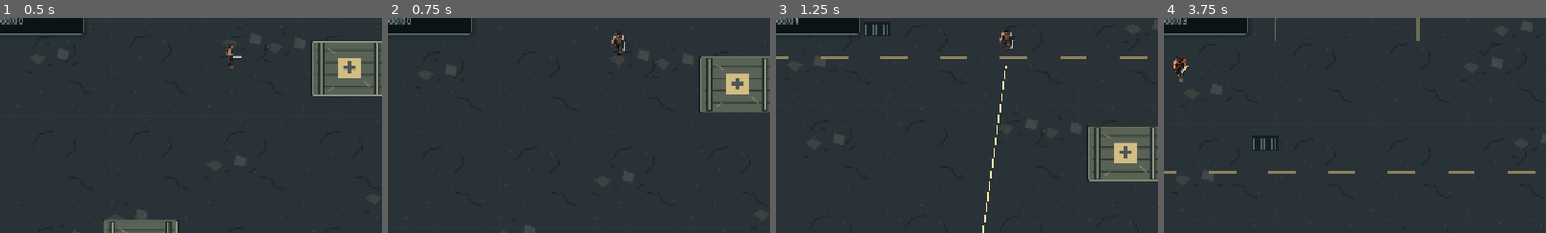
Above: before the commit, frames 1-4 (left to right).
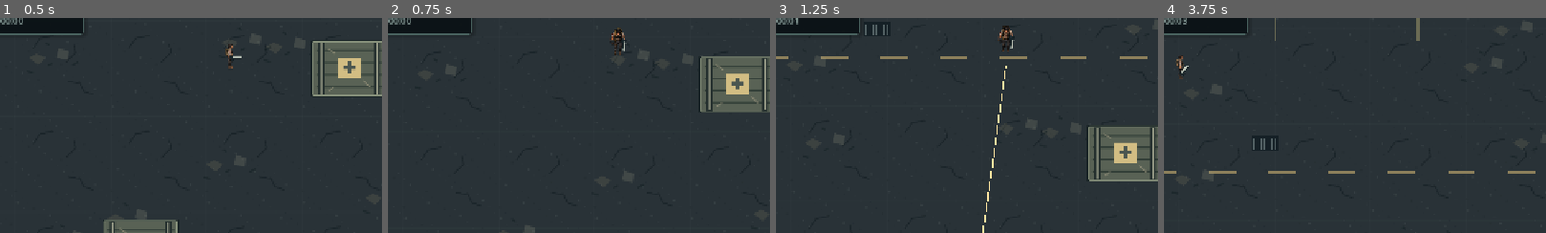
Above: after the commit, the same moments.

Repository: KarlangaXZ/Ultima_Frecuencia_Gualey
Game: Godot game, scene res://scenes/Main.tscn
Two runs of this game, one before a commit and one after it. Both use one fixed random seed, a clock stepped at 60 frames per second and the inputs below.
Inputs (mouse positions are % of the whole screen's width and height, from its top left):
- Up to frame 1 (0.5 s): no input
- Up to frame 2 (0.75 s): tap Enter at 0.5 s; move the mouse to (45, 70) at 0.52 s; press the mouse at (45, 70) at 0.53 s; hold W (move_up) from 0.53 s (still down)
- Up to frame 3 (1.25 s): keep holding W (move_up)
- Up to frame 4 (3.75 s): move the mouse to (80, 65) at 1.27 s; release the mouse at (80, 65) at 1.28 s; click (80, 65) at 1.35 s; move the mouse to (20, 35) at 2.02 s; release W (move_up) at 2.03 s; press the mouse at (20, 35) at 2.03 s; hold A (move_left) 2.03-3.53 s; move the mouse to (55, 50) at 2.77 s; release the mouse at (55, 50) at 2.78 s; click (55, 50) at 2.85 s; move the mouse to (35, 25) at 3.52 s; press the mouse at (35, 25) at 3.53 s; hold S (move_down) from 3.53 s (still down)
The pictures show only the part of the screen within x 17-67%, y 38-88%; the shares and areas given below are measured in that part.

Frame 1 is identical in both runs. In frame 2, 0.2% of the frame differs, in the area x 58-62%, y 4-18%; in frame 3, 0.2%; in frame 4, 0.2%, in the area x 2-6%, y 17-30%.

Commit message:
Integrate corrected four-way Shoot animations
Add provisional Shoot animations for all directions, triggered by valid shots and timed to the weapon cooldown. Preserve existing reload, death, and movement behavior; add regression coverage and document the integration.

Diff:
--- a/assets/characters/player/PlayerActionAnimations.tres
+++ b/assets/characters/player/PlayerActionAnimations.tres
@@ -49,6 +49,23 @@
 [ext_resource type="Texture2D" path="res://assets/characters/player/death/player_death_right_04.png" id="47"]
 [ext_resource type="Texture2D" path="res://assets/characters/player/death/player_death_right_05.png" id="48"]
 
+[ext_resource type="Texture2D" path="res://assets/characters/player/shoot/player_shoot_down_00.png" id="49"]
+[ext_resource type="Texture2D" path="res://assets/characters/player/shoot/player_shoot_down_01.png" id="50"]
+[ext_resource type="Texture2D" path="res://assets/characters/player/shoot/player_shoot_down_02.png" id="51"]
+[ext_resource type="Texture2D" path="res://assets/characters/player/shoot/player_shoot_down_03.png" id="52"]
+[ext_resource type="Texture2D" path="res://assets/characters/player/shoot/player_shoot_up_00.png" id="53"]
+[ext_resource type="Texture2D" path="res://assets/characters/player/shoot/player_shoot_up_01.png" id="54"]
+[ext_resource type="Texture2D" path="res://assets/characters/player/shoot/player_shoot_up_02.png" id="55"]
+[ext_resource type="Texture2D" path="res://assets/characters/player/shoot/player_shoot_up_03.png" id="56"]
+[ext_resource type="Texture2D" path="res://assets/characters/player/shoot/player_shoot_right_00.png" id="57"]
+[ext_resource type="Texture2D" path="res://assets/characters/player/shoot/player_shoot_right_01.png" id="58"]
+[ext_resource type="Texture2D" path="res://assets/characters/player/shoot/player_shoot_right_02.png" id="59"]
+[ext_resource type="Texture2D" path="res://assets/characters/player/shoot/player_shoot_right_03.png" id="60"]
+[ext_resource type="Texture2D" path="res://assets/characters/player/shoot/player_shoot_left_00.png" id="61"]
+[ext_resource type="Texture2D" path="res://assets/characters/player/shoot/player_shoot_left_01.png" id="62"]
+[ext_resource type="Texture2D" path="res://assets/characters/player/shoot/player_shoot_left_02.png" id="63"]
+[ext_resource type="Texture2D" path="res://assets/characters/player/shoot/player_shoot_left_03.png" id="64"]
+
 [resource]
 animations = [{"name": &"reload_down", "loop": false, "speed": 4.0, "frames": [{"duration": 1.0, "texture": ExtResource …(249 unchanged characters)…
 {"name": &"reload_left", "loop": false, "speed": 4.0, "frames": [{"duration": 1.0, "texture": ExtResource("7")}, {"dura …(238 unchanged characters)…
@@ -57,4 +74,8 @@
 {"name": &"death_down", "loop": false, "speed": 7.0, "frames": [{"duration": 1.0, "texture": ExtResource("25")}, {"dura …(240 unchanged characters)…
 {"name": &"death_left", "loop": false, "speed": 7.0, "frames": [{"duration": 1.0, "texture": ExtResource("31")}, {"dura …(240 unchanged characters)…
 {"name": &"death_right", "loop": false, "speed": 7.0, "frames": [{"duration": 1.0, "texture": ExtResource("37")}, {"dur …(241 unchanged characters)…
-{"name": &"death_up", "loop": false, "speed": 7.0, "frames": …(256 unchanged characters)… n": 1.0, "texture": ExtResource("48")}]}]
+{"name": &"death_up", "loop": false, "speed": 7.0, "frames": …(256 unchanged characters)… n": 1.0, "texture": ExtResource("48")}]},
+{"name": &"shoot_down", "loop": false, "speed": 13.333333, "frames": [{"duration": 1.0, "texture": ExtResource("49")}, {"duration": 1.0, "texture": ExtResource("50")}, {"duration": 1.0, "texture": ExtResource("51")}, {"duration": 1.0, "texture": ExtResource("52")}]},
+{"name": &"shoot_up", "loop": false, "speed": 13.333333, "frames": [{"duration": 1.0, "texture": ExtResource("53")}, {"duration": 1.0, "texture": ExtResource("54")}, {"duration": 1.0, "texture": ExtResource("55")}, {"duration": 1.0, "texture": ExtResource("56")}]},
+{"name": &"shoot_left", "loop": false, "speed": 13.333333, "frames": [{"duration": 1.0, "texture": ExtResource("57")}, {"duration": 1.0, "texture": ExtResource("58")}, {"duration": 1.0, "texture": ExtResource("59")}, {"duration": 1.0, "texture": ExtResource("60")}]},
+{"name": &"shoot_right", "loop": false, "speed": 13.333333, "frames": [{"duration": 1.0, "texture": ExtResource("61")}, {"duration": 1.0, "texture": ExtResource("62")}, {"duration": 1.0, "texture": ExtResource("63")}, {"duration": 1.0, "texture": ExtResource("64")}]}]
--- a/scripts/visuals/character_visual.gd
+++ b/scripts/visuals/character_visual.gd
@@ -25,6 +25,8 @@
 var reloading_visual: bool = false
 var action_direction: String = "down"
 var weapon: Node
+var shooting_visual: bool = false
+var shoot_direction: String = "down"
 
 func _ready() -> void:
 	fallback_scale = sprite.scale
@@ -39,6 +41,7 @@
 	weapon = actor.get_node_or_null("Weapon")
 	if weapon != null:
 		weapon.reload_changed.connect(_on_reload_changed)
+		weapon.shot_fired.connect(_on_shot_fired)
 	var frames := SpriteFrames.new()
 	frames.remove_animation("default")
 	for state_name in ["idle", "walk", "attack", "death"]:
@@ -95,6 +98,7 @@
 		return
 	reloading_visual = active
 	if active:
+		shooting_visual = false
 		action_direction = direction_name
 		var animation_name := "reload_" + action_direction
 		if sprite.sprite_frames.has_animation(animation_name):
@@ -102,6 +106,22 @@
 			sprite.pause()
 			sprite.set_frame_and_progress(0, 0.0)
 			_update_sprite_transform()
+
+func _on_shot_fired(_origin: Vector2, direction: Vector2, _damage: float, _range: float) -> void:
+	if dead:
+		return
+	if absf(direction.x) > absf(direction.y):
+		shoot_direction = "right" if direction.x > 0 else "left"
+	else:
+		shoot_direction = "down" if direction.y > 0 else "up"
+	var animation_name := "shoot_" + shoot_direction
+	if not sprite.sprite_frames.has_animation(animation_name):
+		return
+	shooting_visual = true
+	sprite.play(animation_name)
+	sprite.pause()
+	sprite.set_frame_and_progress(0, 0.0)
+	_update_sprite_transform()
 
 func _on_health_changed(current: float, _maximum: float) -> void:
 	if current < last_health and effects_enabled:
@@ -111,6 +131,7 @@
 func _on_death() -> void:
 	dead = true
 	reloading_visual = false
+	shooting_visual = false
 	sprite.play("death_" + direction_name)
 	# Restablecer la orientación del atlas provisional al salir de un idle fijo.
 	if not is_zombie:
@@ -134,6 +155,18 @@
 			sprite.set_frame_and_progress(int(position_in_cycle), fmod(position_in_cycle, 1.0))
 			_update_sprite_transform()
 			return
+	if shooting_visual and weapon != null:
+		if actor.velocity.length_squared() > 1.0:
+			movement_facing = actor.velocity
+			has_moved = true
+		if weapon.cooldown > 0.00001:
+			var count := sprite.sprite_frames.get_frame_count(sprite.animation)
+			var progress: float = 1.0 - weapon.cooldown / weapon.config.fire_interval
+			var cycle := clampf(progress * count, 0.0, count - 0.00001)
+			sprite.set_frame_and_progress(int(cycle), fmod(cycle, 1.0))
+			_update_sprite_transform()
+			return
+		shooting_visual = false
 	var direction := actor.velocity
 	if not is_zombie:
 		var aim_angle: float = actor.get_node("Aim").rotation
--- a/tests/phase_four_test.gd
+++ b/tests/phase_four_test.gd
@@ -45,7 +45,7 @@
 	var zombie := main.get_node("Zombies/ZombieA")
 	var zombie_visual := zombie.get_node("Visual")
 	var zombie_sprite := zombie_visual.get_node("Sprite") as AnimatedSprite2D
-	check(sprite.sprite_frames.get_animation_names().size() == 20, "Jugador conserva estados y añade recarga")
+	check(sprite.sprite_frames.get_animation_names().size() == 24, "Jugador incluye Shoot y conserva estados")
 	for direction in ["down", "up", "left", "right"]:
 		check(sprite.sprite_frames.has_animation("idle_" + direction)
 			and sprite.sprite_frames.has_animation("walk_" + direction), "Reposo y marcha disponibles: " + direction)
--- a/tests/player_actions_test.gd
+++ b/tests/player_actions_test.gd
@@ -36,7 +36,7 @@
 		Input.action_release("move_" + direction)
 		await frames(2)
 		check(sprite.animation == StringName("idle_" + direction), "Idle conservado " + direction)
-		check(not sprite.sprite_frames.has_animation("shoot_" + direction), "Shoot rechazado sin doble destello")
+		check(sprite.sprite_frames.get_frame_count("shoot_" + direction) == 4, "Shoot corregido disponible")
 		weapon.try_fire(player.position, Vector2.DOWN)
 		check(weapon.loaded == 11, "Disparo real intacto")
 		check(weapon.start_reload(), "Recarga real inicia")
--- a/tests/player_idle_down_test.gd
+++ b/tests/player_idle_down_test.gd
@@ -30,7 +30,7 @@
 	player.get_node("Aim").rotation = PI / 2.0 + 0.2
 	await frames(2)
 	var library := sprite.sprite_frames
-	check(library.get_animation_names().size() == 20, "Biblioteca conserva estados anteriores y añade recarga")
+	check(library.get_animation_names().size() == 24, "Biblioteca incluye Shoot y conserva estados anteriores")
 	check(library.get_frame_count("idle_down") == 4 and library.get_animation_speed("idle_down") == 4.0
 		and library.get_animation_loop("idle_down"), "Idle real: cuatro fotogramas, 4 FPS, bucle")
 	for index in range(4):
--- /dev/null
+++ b/tests/player_shoot_test.gd
@@ -0,0 +1,89 @@
+extends SceneTree
+var checks: int = 0
+var failures: int = 0
+var shots: int = 0
+var flashes: int = 0
+
+func check(ok: bool, message: String) -> void:
+	checks += 1
+	if not ok:
+		failures += 1
+		push_error(message)
+
+func frames(count: int) -> void:
+	for index in range(count):
+		await physics_frame
+		await process_frame
+
+func _initialize() -> void:
+	call_deferred("run")
+
+func run() -> void:
+	change_scene_to_file("res://scenes/Main.tscn")
+	await frames(4)
+	var player := current_scene.get_node("Player")
+	var visual := player.get_node("Visual")
+	var sprite := visual.get_node("Sprite") as AnimatedSprite2D
+	var weapon := player.get_node("Weapon")
+	var combat := player.get_node("Combat")
+	weapon.shot_fired.connect(func(_a, _b, _c, _d): shots += 1)
+	combat.visual_shot.connect(func(_a, _b, _c): flashes += 1)
+	var directions := {"down": Vector2.DOWN, "up": Vector2.UP, "left": Vector2.LEFT, "right": Vector2.RIGHT}
+	for name: String in directions:
+		if DisplayServer.get_name() != "headless":
+			player.get_viewport().warp_mouse(player.get_viewport().get_canvas_transform() * (player.position + directions[name] * 200.0))
+		await frames(20)
+		var loaded: int = weapon.loaded
+		check(weapon.try_fire(player.position, directions[name]), "Tiro válido " + name)
+		check(sprite.animation == StringName("shoot_" + name) and sprite.frame == 0, "Inicio de Shoot " + name)
+		check(not weapon.try_fire(player.position, directions[name]) and weapon.loaded == loaded - 1, "Cooldown conserva bala")
+		await frames(8)
+		check(String(sprite.animation).begins_with("shoot") and sprite.frame >= 1, "Avance antes de 0.3 s")
+		if "--capture" in OS.get_cmdline_user_args() and DisplayServer.get_name() != "headless":
+			await RenderingServer.frame_post_draw
+			DirAccess.make_dir_recursive_absolute("res://test-results/shoot")
+			check(root.get_texture().get_image().save_png("res://test-results/shoot/" + name + ".png") == OK, "Captura " + name)
+		await frames(12)
+		check(not visual.shooting_visual and String(sprite.animation).begins_with("idle"), "Fin Shoot a 0.3 s")
+	check(shots == 4 and flashes == 4, "Una señal de efecto existente por tiro real")
+	# Disparo con mouse/input real de Godot mientras se mueve perpendicularmente.
+	player.get_node("Camera2D").reset_smoothing()
+	await frames(2)
+	var motion := InputEventMouseMotion.new()
+	if DisplayServer.get_name() != "headless":
+		player.get_viewport().warp_mouse(player.get_viewport().get_canvas_transform() * (player.position + Vector2(0, -200)))
+	motion.position = player.get_viewport().get_screen_transform() * (player.get_viewport().get_canvas_transform() * (player.position + Vector2(0, -200)))
+	motion.global_position = motion.position
+	Input.parse_input_event(motion)
+	Input.flush_buffered_events()
+	var start: Vector2 = player.position
+	Input.action_press("move_right")
+	Input.action_press("shoot")
+	await frames(3)
+	Input.action_release("shoot")
+	check(player.position.x > start.x and sprite.animation == &"shoot_up", "Shoot sigue mouse sin detener movimiento")
+	if "--capture" in OS.get_cmdline_user_args() and DisplayServer.get_name() != "headless":
+		await RenderingServer.frame_post_draw
+		check(root.get_texture().get_image().save_png("res://test-results/shoot/moving.png") == OK, "Captura en movimiento")
+	await frames(20)
+	check(sprite.animation == &"walk_right", "Shoot vuelve a caminata actual")
+	Input.action_release("move_right")
+	await frames(3)
+	check(sprite.animation == &"idle_right", "Luego vuelve a idle correcto")
+	weapon.try_fire(player.position, Vector2.UP)
+	Input.action_press("move_down")
+	await frames(3)
+	Input.action_release("move_down")
+	await frames(20)
+	check(sprite.animation == &"idle_down", "Pararse durante Shoot conserva última dirección de movimiento")
+	weapon.try_fire(player.position, Vector2.LEFT)
+	weapon.start_reload()
+	await frames(2)
+	check(not visual.shooting_visual and String(sprite.animation).begins_with("reload"), "Reload interrumpe Shoot")
+	check(not weapon.try_fire(player.position, Vector2.LEFT), "No dispara recargando")
+	player.health.take_damage(100)
+	await frames(2)
+	check(not visual.shooting_visual and String(sprite.animation).begins_with("death"), "Death tiene prioridad")
+	check(not weapon.try_fire(player.position, Vector2.LEFT), "No dispara muerto")
+	print("Resultado Shoot: ", checks, " comprobaciones, ", failures, " fallos")
+	quit(0 if failures == 0 else 1)
Not shown: 1 places in assets/characters/player/PlayerActionAnimations.tres that only renumber resources
Not shown, changed: assets/characters/player/shoot/preview_shoot_down.png.import
Not shown, changed: assets/characters/player/shoot/preview_shoot_left.png.import
Not shown, changed: assets/characters/player/shoot/preview_shoot_right.png.import
Not shown, changed: assets/characters/player/shoot/preview_shoot_up.png.import
Not shown, added: tests/player_shoot_test.gd.uid
Not shown, changed: AGENTS.md
Not shown, changed: docs/phase_4_3_actions.md
Not shown, added: docs/shoot_final_integration.md
